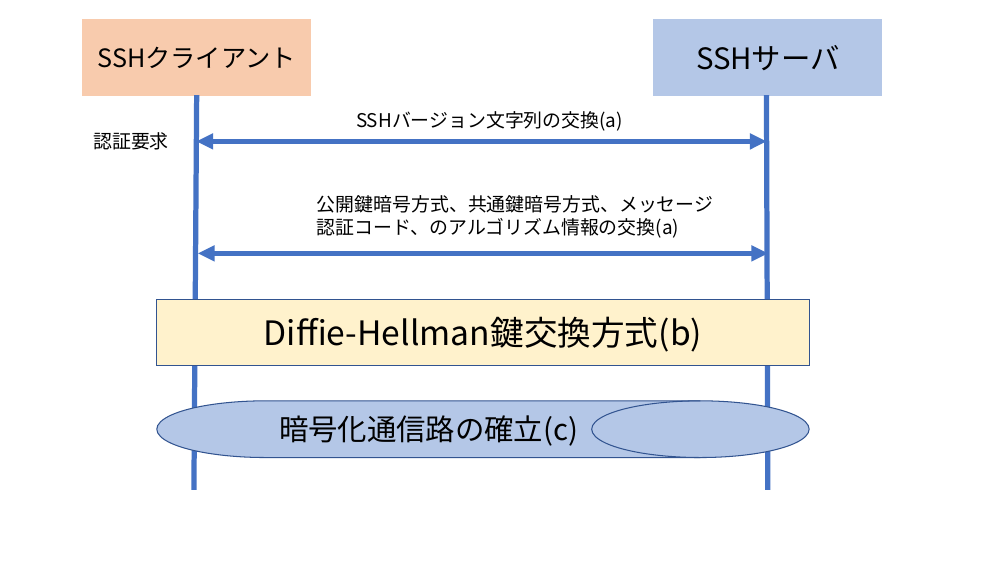
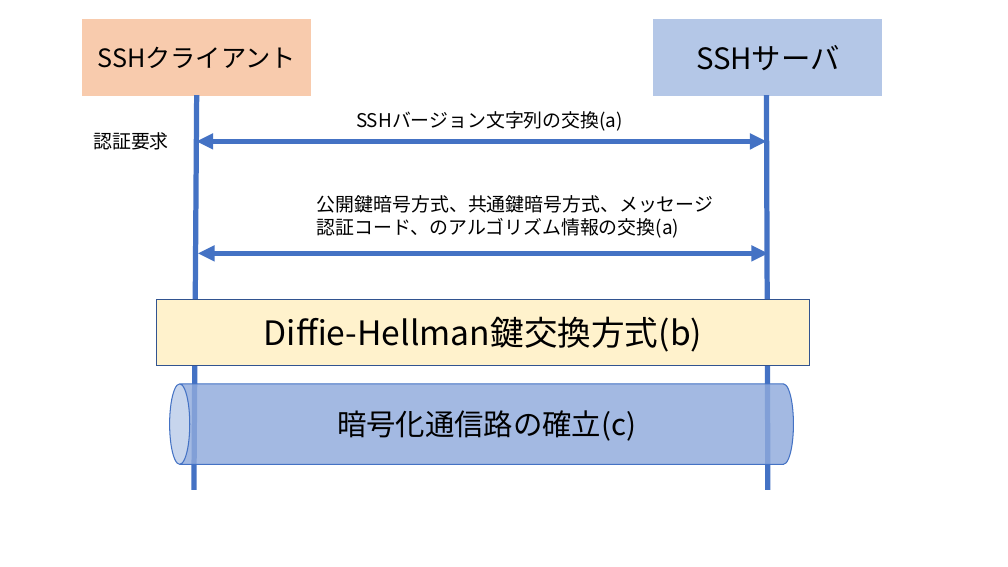
Before and after one commit to Alice-to-Bob/Graduate_School, a slide deck: slide 5 of SUBTHEME/graphs/network_archtecture.pptx. Drawn at 1008x567 pixels with LibreOffice and Linux fonts; fonts in the diff are those of the drawing. Boxes give left, top, right and bottom in pixels: in the first picture for what was removed or moved away, otherwise in the second. Text is boxed around its words. In the diff, an @@ line names an element or a change of style, - is before the commit and + after.

```diff
--- a/SUBTHEME/graphs/network_archtecture.pptx
+++ b/SUBTHEME/graphs/network_archtecture.pptx
@@ cylinder "暗号化通信路の確立(c)" at (170,384,794,464): flow chart magnetic drum to cylinder; fill #B4C7E7 to #8FAADC at 82% opacity; outline #325491 1 pt to #4472C4 1 pt; rotation 0 to 270 degrees @@
```
Also in this commit, not shown: 17 other files.
